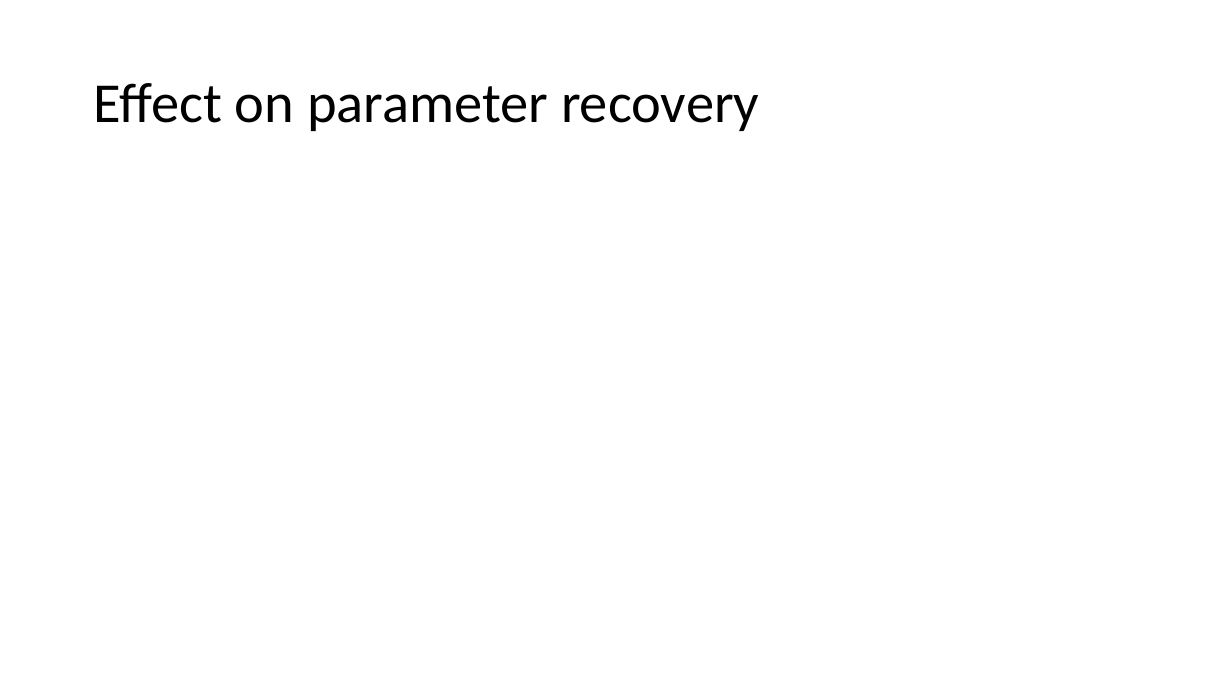
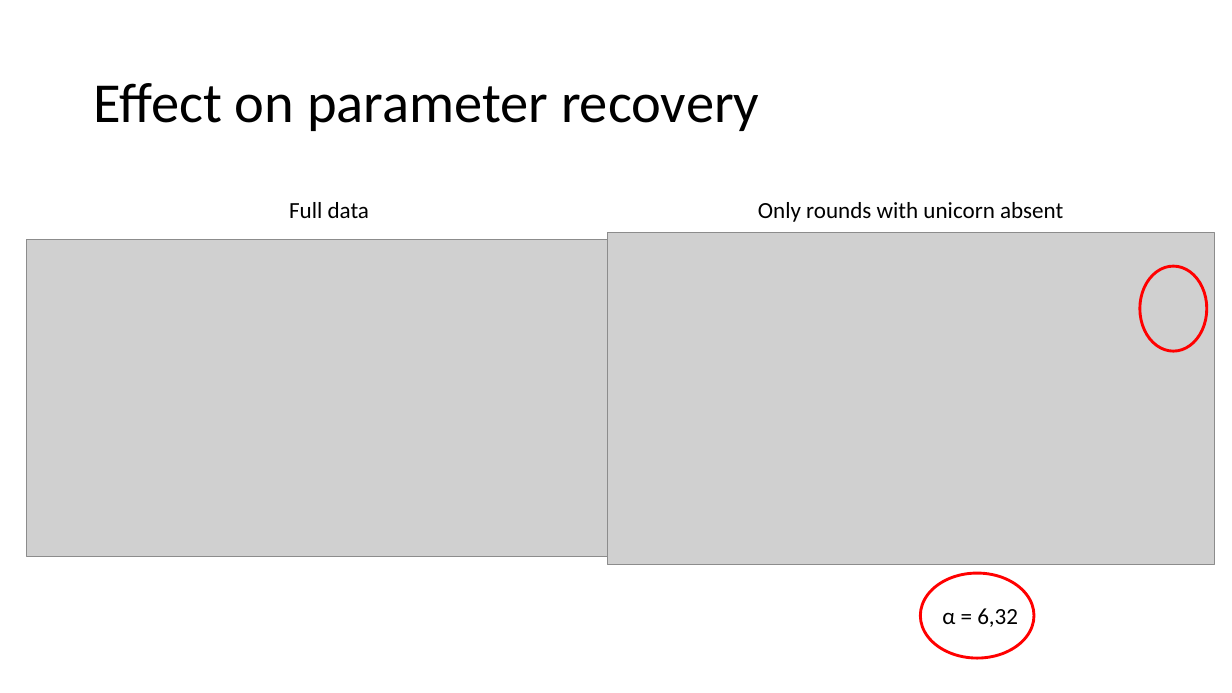
Before and after one commit to Slendercoder/DCL-DataAnalysis, a slide deck: slide 4 of DataCorrection.pptx (slide 6 before the commit). Drawn at 1232x693 pixels with LibreOffice and Linux fonts; fonts in the diff are those of the drawing; grey boxes stand for pictures. Boxes give left, top, right and bottom in pixels: in the first picture for what was removed or moved away, otherwise in the second. Text is boxed around its words. In the diff, an @@ line names an element or a change of style, - is before the commit and + after.

Commit message:
Exploring data correction

```diff
--- a/DataCorrection.pptx
+++ b/DataCorrection.pptx
@@ text added at <box>289,202,369,218</box>, 18 pt, text #000000 @@
+Full data
@@ text added at <box>758,202,1063,222</box>, 18 pt, text #000000 @@
+Only rounds with unicorn absent
@@ picture added at <box>27,239,608,557</box> @@
@@ picture added at <box>607,232,1214,565</box> @@
@@ ellipse added at <box>1141,266,1207,351</box>, outline #FF0000 2.25 pt @@
@@ ellipse added at <box>921,573,1034,658</box>, outline #FF0000 2.25 pt @@
@@ text added at <box>942,608,1018,627</box>, 18 pt, text #000000 @@
+α = 6,32
```
Also in this commit, not shown: 4 other slides changed, 4 slides added, 41 other files.
